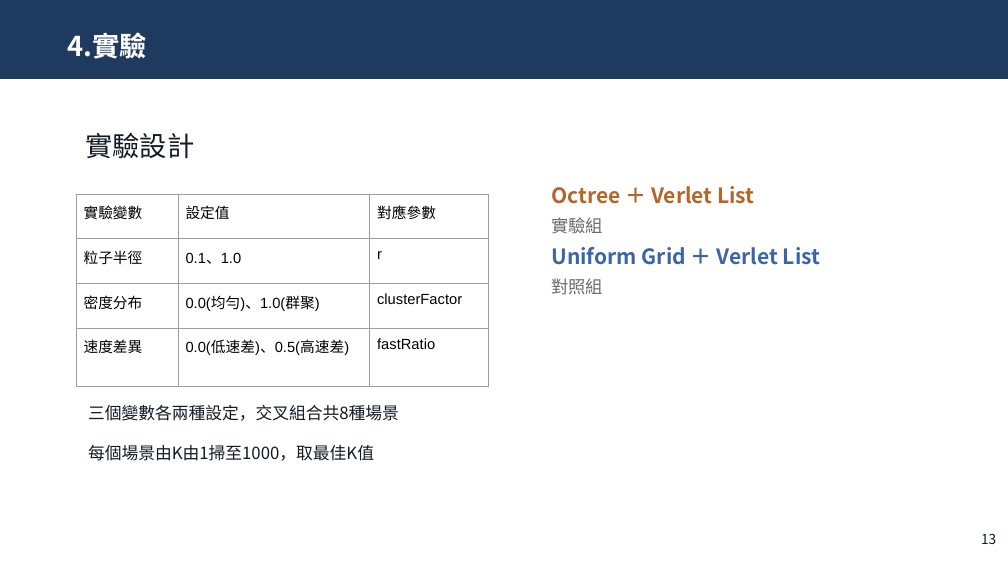
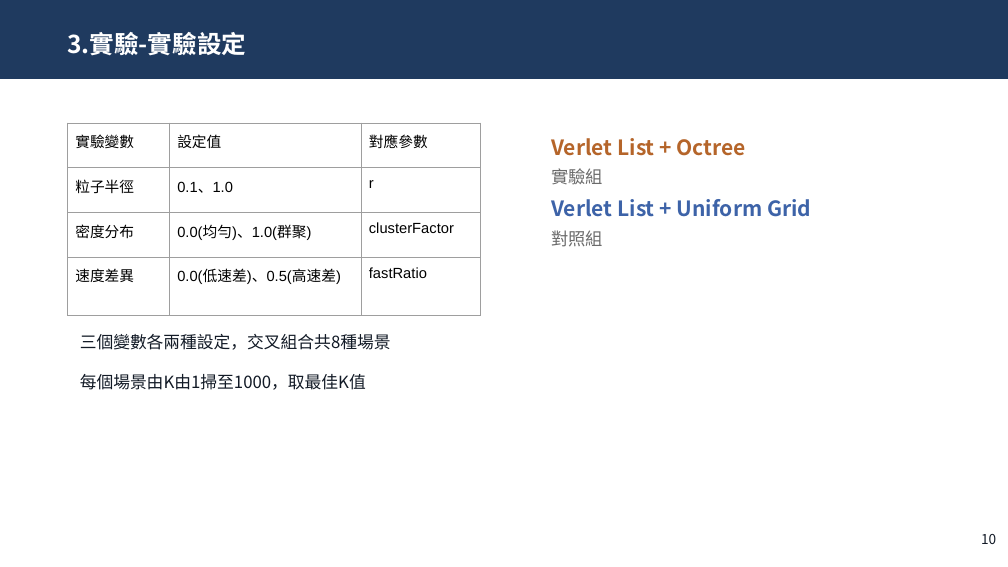
Before and after one commit to JasonYangCKSH/nbody_initial_project, a slide deck: slide 10 of 專題競賽/2. 口頭簡報/專題成果簡報.pptx (slide 13 before the commit). Drawn at 1008x567 pixels with LibreOffice and Linux fonts; fonts in the diff are those of the drawing. Boxes give left, top, right and bottom in pixels: in the first picture for what was removed or moved away, otherwise in the second. Text is boxed around its words. In the diff, an @@ line names an element or a change of style, - is before the commit and + after.

```diff
--- a/專題競賽/2. 口頭簡報/專題成果簡報.pptx
+++ b/專題競賽/2. 口頭簡報/專題成果簡報.pptx
@@ title at [67, 32, 246, 56]: text changed; size 26 to 23.4 pt @@
-4.實驗
+3.實驗-實驗設定
@@ table: place and size @@
-table at [76, 194, 488, 442]
+table at [68, 123, 480, 302]
@@ title removed at [85, 133, 194, 158] @@
-實驗設計
@@ text "Verlet List + Octree": place and size @@
-text "Verlet List + Octree" at [551, 186, 820, 295]
+text "Verlet List + Octree" at [551, 138, 811, 247]
@@ text at [551, 138, 746, 156]: text changed @@
-Octree ＋ Verlet List
+Verlet List + Octree
@@ text at [551, 199, 811, 217]: text changed @@
-Uniform Grid ＋ Verlet List
+Verlet List + Uniform Grid
@@ text "三個變數各兩種設定，交叉組合共8種場景": place and size @@
-text "三個變數各兩種設定，交叉組合共8種場景" at [88, 405, 399, 461]
+text "三個變數各兩種設定，交叉組合共8種場景" at [80, 334, 391, 390]
@@ page number at [981, 534, 996, 544]: text changed @@
-13
+10
```
Also in this commit, not shown: 11 other slides changed, 2 slides added, 5 slides removed.
